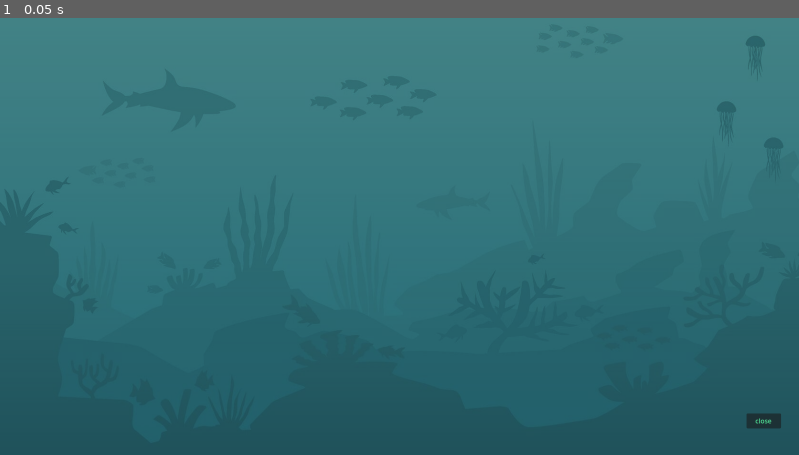
Above: before the commit, frame 1.
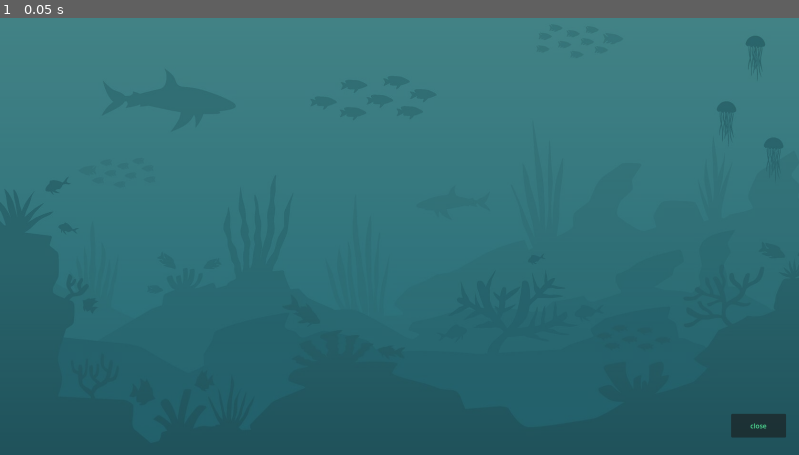
Above: after the commit, the same moment.

Repository: KaiaMc/PDG-Demo
Game: Godot game, scene res://scenes/testscene1.tscn
The game is run twice, just before and just after one commit, with the same random seed, the same clock (stepped at 60 frames per second) and the same inputs.
Inputs:
- Up to frame 1 (0.05 s): no input

The runs differ from the first frame. In frame 1, 0.2% of the frame differs, in the area x 91-99%, y 90-96%.

Commit message:
attempted to make fish despawn during wander tween

Diff:
--- a/demolatest/scenes/testscene1.tscn
+++ b/demolatest/scenes/testscene1.tscn
@@ -84,10 +84,10 @@
 metadata/_edit_lock_ = true
 
 [node name="quit" type="Button" parent="."]
-offset_left = 1794.0
-offset_top = 980.0
-offset_right = 1877.0
-offset_bottom = 1016.0
+offset_left = 1757.0
+offset_top = 981.0
+offset_right = 1889.0
+offset_bottom = 1038.0
 theme_override_colors/font_color = Color(0.30980393, 0.8745098, 0.58431375, 1)
 text = "close"
 
--- a/demolatest/scripts/tests/fish_script.gd
+++ b/demolatest/scripts/tests/fish_script.gd
@@ -20,9 +20,14 @@
 	await enterTween.finished
 	fish_wander()
 
+func _process(delta):
+	if Testglobal.fishleave == true:
+		fish_leave()
+		Testglobal.fishleave = false
+
 #fish idle stuff
 func fish_wander():
-	while true:
+	while Testglobal.fishleave == false:
 		var point = wander_points[current_point]
 		if point.global_position.x < global_position.x:
 			scale.x = -0.3
@@ -31,23 +36,8 @@
 		var distance = global_position.distance_to(point.global_position)
 		var duration = distance / swim_speed
 		var wandertween = get_tree().create_tween()
+
 		wandertween.tween_property(self, "global_position", point.global_position, duration)
-
-		if Testglobal.fishleave == true:
-			if x_location * get_parent().viewport_size.x <= 960:
-				x_location = 3000 #off screen to RIGHT
-			else:
-				x_location = -100 #off screen to LEFT
-
-			wandertween.kill()
-			var leaveTween = get_tree().create_tween()
-			y_location = self.global_position.y
-			leaveTween.tween_property(self, "global_position", Vector2(x_location, y_location), 5.0)
-			await leaveTween.finished
-			Testglobal.fishgone = true
-			Testglobal.fishleave = false
-			return
-
 		await wandertween.finished
 		current_point += direction
 		if current_point >= wander_points.size():
@@ -58,3 +48,19 @@
 			direction = 1
 		if current_point >= wander_points.size():
 			current_point = 0
+
+
+func fish_leave():
+	print("running fish leave")
+	if get_parent().person_x * get_parent().viewport_size.x <= 960:
+		x_location = 2000 #off screen to RIGHT
+	else:
+		x_location = -500 #off screen to LEFT
+	var leaveTween = get_tree().create_tween()
+	print("making tween")
+	y_location = self.global_position.y
+	var duration = x_location / swim_speed * 10
+	leaveTween.tween_property(self, "global_position", Vector2(x_location, y_location), 5)
+	await leaveTween.finished
+	print("finished tween")
+	Testglobal.fishgone = true
--- a/demolatest/scripts/tests/testsceneSCRIPT.gd
+++ b/demolatest/scripts/tests/testsceneSCRIPT.gd
@@ -37,6 +37,7 @@
 	if person_found == 1 and fish_instance != null:
 		print("fish already spawned, returning...")
 		return
+
 	print("running person detection...")
 	fish_y_spawn = rng.randf_range(200, 800)
 	if person_found == 0:
@@ -66,8 +67,6 @@
 			else:
 				fish_x_spawn = 1920 #off screen to RIGHT
 
-			#fish_y_spawn = rng.randf_range(200, 800)
-
 			fish_instance.global_position = Vector2(
 			#person_x * viewport_size.x, fish_y_spawn
 			#use below for actual setup !! above demonstrating only
Binary file added: demolatest/assets/fishtest_fish.png
Not shown, added: demolatest/assets/fishtest_fish.png.import
